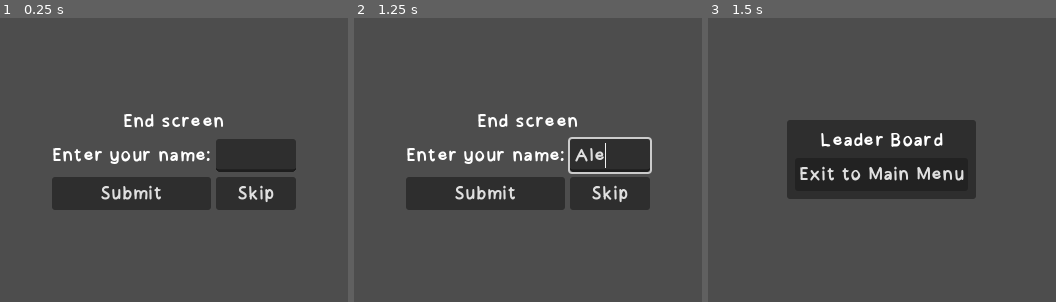
Above: before the commit, frames 1-3 (left to right).
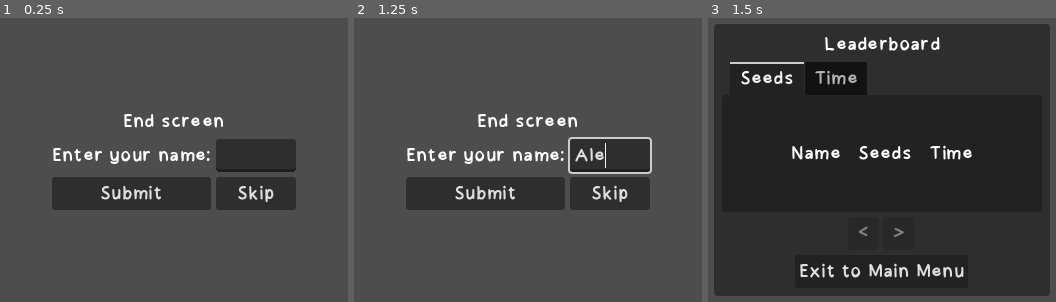
Above: after the commit, the same moments.

Repository: Cucumber-Maki/UoP-2025
Game: Godot game, scene res://scenes/leaderboard/leaderboard.tscn
Two runs of this game, one before a commit and one after it. Both use one fixed random seed, a clock stepped at 60 frames per second and the inputs below. This scene is started directly instead of the project's main scene.
Inputs (mouse positions are in pixels of both pictures, inside the frame that each line leads up to):
- Up to frame 1 (0.25 s): no input
- Up to frame 2 (1.25 s): click (611, 154) at 0.52 s; type "Alex" at 0.6 s
- Up to frame 3 (1.5 s): click "Skip" at 1.25 s

Frames 1-2 are identical in both runs. In frame 3, 80% of the frame differs, in the area x 1-99%, y 2-98%.

Commit message:
refactor: Leaderboard visual overhaul.

Diff:
--- a/assets/menus/leaderBoard/leaderBoard.gd
+++ b/assets/menus/leaderBoard/leaderBoard.gd
@@ -7,13 +7,8 @@
 	_refreshLeaderBoard()
 
 func _refreshLeaderBoard():
-	_cleanMenu()
+	clearMenu()
 	_createMenu()
-
-func _cleanMenu():
-	var children = getContentContainer().get_children()
-	for child in children:
-		child.free()
 
 var m_activeLeaderboardContainer : GridContainer = null;
 func getLeaderboardContainer() -> GridContainer:
@@ -23,33 +18,113 @@
 		getContentContainer().add_child(m_activeLeaderboardContainer);
 
 		var heading_name : Label = Label.new()
-		heading_name.text = "Name";
+		heading_name.text = " Name ";
 		heading_name.horizontal_alignment = HORIZONTAL_ALIGNMENT_CENTER;
 		m_activeLeaderboardContainer.add_child(heading_name);
 		var heading_seeds : Label = Label.new()
-		heading_seeds.text = "Seeds"
+		heading_seeds.text = " Seeds "
 		heading_seeds.horizontal_alignment = HORIZONTAL_ALIGNMENT_CENTER;
 		m_activeLeaderboardContainer.add_child(heading_seeds);
 		var heading_time : Label = Label.new()
-		heading_time.text = "Time"
+		heading_time.text = " Time "
 		heading_time.horizontal_alignment = HORIZONTAL_ALIGNMENT_CENTER;
 		m_activeLeaderboardContainer.add_child(heading_time);
 	return m_activeLeaderboardContainer;
 
+const tab_size : int = 5;
+var current_tab : int = 0;
 func _createMenu():
-	addCategory("Leader Board")
-	for score in LeaderboardState.leaderboard:
+	addCategory("Leaderboard");
+
+
+	addTab("Seeds");
+	var seedLeaderboard := getLeaderboardContainer();
+	printLeaderboard(seedLeaderboard, "Seeds");
+
+	addTab("Time");
+	m_activeLeaderboardContainer = null;
+	var timeLeaderboard := getLeaderboardContainer();
+	printLeaderboard(timeLeaderboard, "Time");
+
+	endTab();
+
+	print(current_tab);
+	var controls := HBoxContainer.new();
+	controls.alignment = BoxContainer.ALIGNMENT_CENTER;
+	var grid := GridContainer.new();
+	grid.columns = 2;
+	var left := Button.new();
+	var right := Button.new();
+	#
+	left.text = " < ";
+	left.button_up.connect(func():
+		current_tab -= 1;
+		printLeaderboard(seedLeaderboard, "Seeds");
+		printLeaderboard(timeLeaderboard, "Time");
+		#
+		var totalTabs : int = getTotalTabs();
+		left.disabled = current_tab <= 0;
+		right.disabled = current_tab >= totalTabs - 1;
+	);
+	left.disabled = current_tab <= 0;
+	grid.add_child(left);
+	#
+	right.text = " > ";
+	right.button_up.connect(func():
+		current_tab += 1;
+		printLeaderboard(seedLeaderboard, "Seeds");
+		printLeaderboard(timeLeaderboard, "Time");
+		#
+		var totalTabs : int = getTotalTabs();
+		left.disabled = current_tab <= 0;
+		right.disabled = current_tab >= totalTabs - 1;
+	);
+	var totalTabs : int = getTotalTabs();
+	right.disabled = current_tab >= totalTabs - 1;
+	grid.add_child(right);
+	controls.add_child(grid);
+	getContentContainer().add_child(controls);
+
+	addButton("Exit to Main Menu", func(): GameState.changeScene("res://scenes/mainMenu/mainMenu.tscn"));
+
+func printLeaderboard(parent : GridContainer, type : StringName):
+	for i in range(parent.columns, parent.get_child_count()):
+		parent.get_child(i).queue_free();
+
+	var scores : Array = LeaderboardState.leaderboard;
+	match type:
+		"Seeds":
+			scores.sort_custom(func(a, b):
+				if (a.seeds != b.seeds):
+					return a.seeds > b.seeds;
+				return a.time < b.time;
+			);
+		"Time":
+			scores.sort_custom(func(a, b):
+				if (a.time != b.time):
+					return a.time < b.time;
+				return a.seeds > b.seeds;
+			);
+
+	var from := current_tab * tab_size;
+	var to := from + tab_size;
+	for score in scores.slice(from, to):
 		var content_name : Label = Label.new()
 		content_name.text = "{name}".format(score);
 		content_name.horizontal_alignment = HORIZONTAL_ALIGNMENT_CENTER;
-		getLeaderboardContainer().add_child(content_name);
+		parent.add_child(content_name);
 		var content_seeds : Label = Label.new()
 		content_seeds.text = "%d" % int(score["seeds"]);
 		content_seeds.horizontal_alignment = HORIZONTAL_ALIGNMENT_CENTER;
-		getLeaderboardContainer().add_child(content_seeds);
+		parent.add_child(content_seeds);
 		var content_time : Label = Label.new()
-		content_time.text = "{time}".format(score);
+		content_time.text = "%2.2f" % score.time;
 		content_time.horizontal_alignment = HORIZONTAL_ALIGNMENT_CENTER;
-		getLeaderboardContainer().add_child(content_time);
+		parent.add_child(content_time);
 
-	addButton("Exit to Main Menu", func(): GameState.changeScene("res://scenes/mainMenu/mainMenu.tscn"));
+func getTotalTabs() -> int:
+	var totalTabs : int = LeaderboardState.leaderboard.size() / tab_size;
+	print(totalTabs, " = ", LeaderboardState.leaderboard.size(), " / ", tab_size);
+	if ((LeaderboardState.leaderboard.size() % tab_size) > 0):
+		totalTabs += 1;
+	return totalTabs
